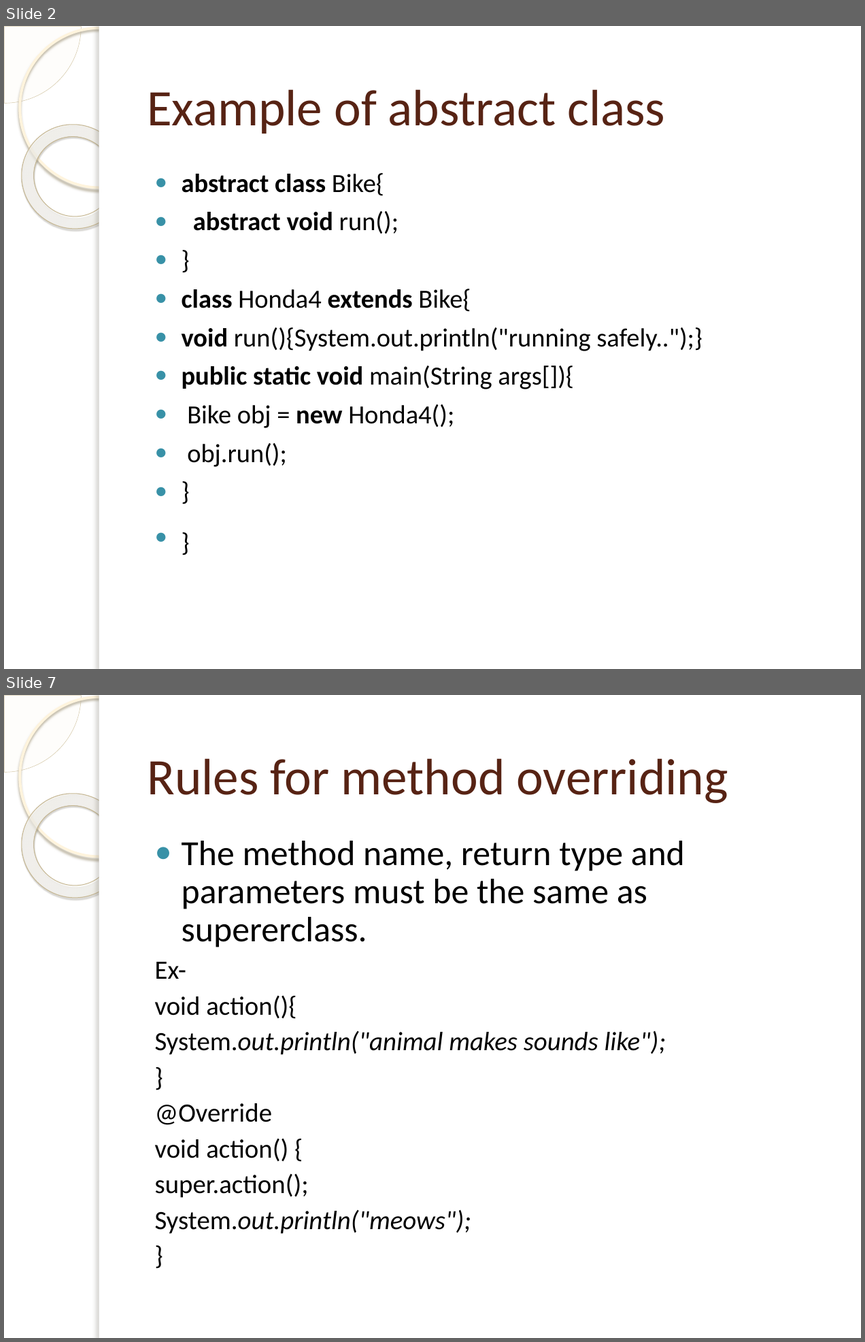
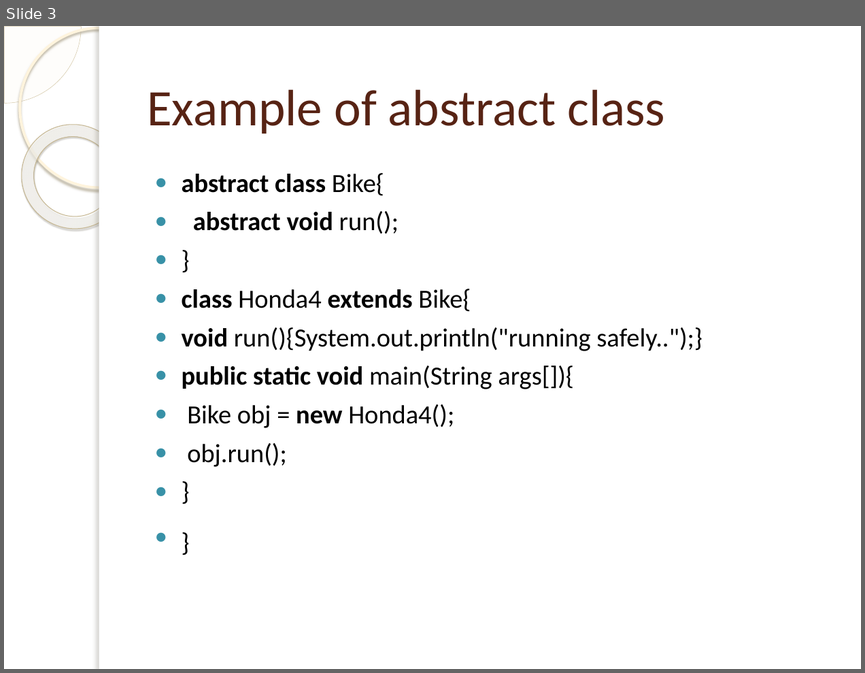
Before and after one commit to raghuvarmam/java-programs, a slide deck: Abstract classes.pptx. Shown one above the other, each under a label of ours: slides 2 and 7 before the commit, slide 3 after it; the slides between them are not shown. The pictures are 865x1342 and 865x673 pixels, drawn with LibreOffice and Linux fonts; fonts in the diff are those of the drawing; background and template pictures are left out. Boxes give left, top, right and bottom in pixels: in the first picture for what was removed or moved away, otherwise in the second. Text is boxed around its words. In the diff, an @@ line names an element or a change of style, - is before the commit and + after.

```diff
--- a/Abstract classes.pptx
+++ b/Abstract classes.pptx
@@ slide 7 removed at bbox=[4, 695, 861, 1338], background picture (left out); not listed: 5 template elements that a slide beside it also shows @@
@@ title removed at bbox=[147, 758, 728, 803] @@
-Rules for method overriding
@@ text removed at bbox=[155, 841, 685, 1234] @@
-● The method name, return type and parameters must be the same as supererclass.
-Ex-
-void action(){
-System.out.println("animal makes sounds like");
-}
-@Override
-void action() {
-super.action();
-System.out.println("meows");
-}
@@ what was slide 2 is now slide 3 @@
```
Also in this commit, not shown: 4 slides added, 4 other slides removed.
